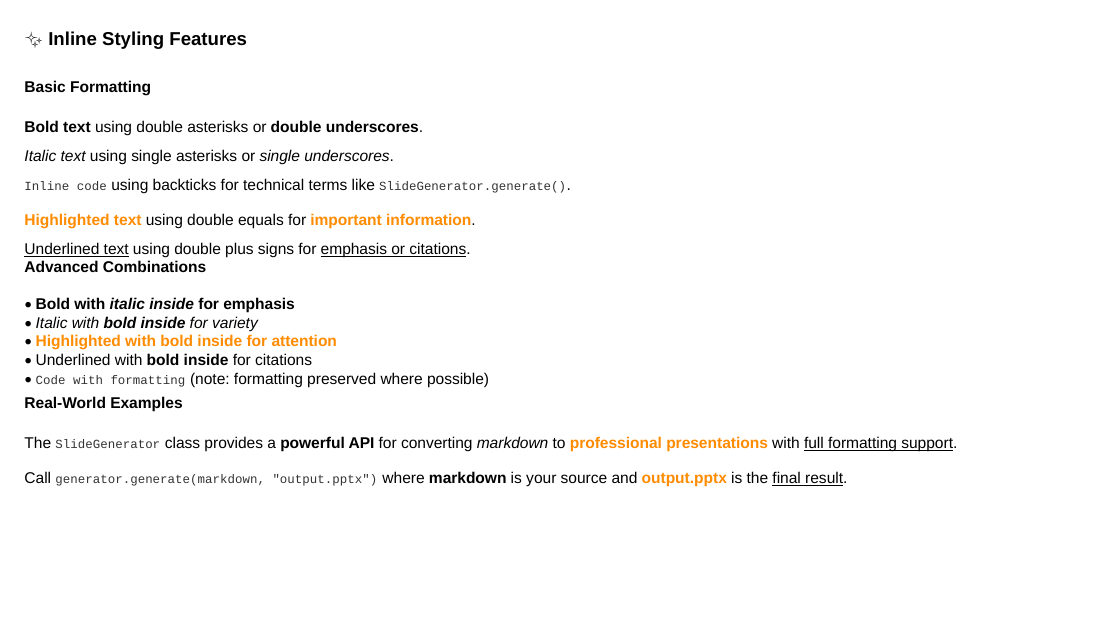
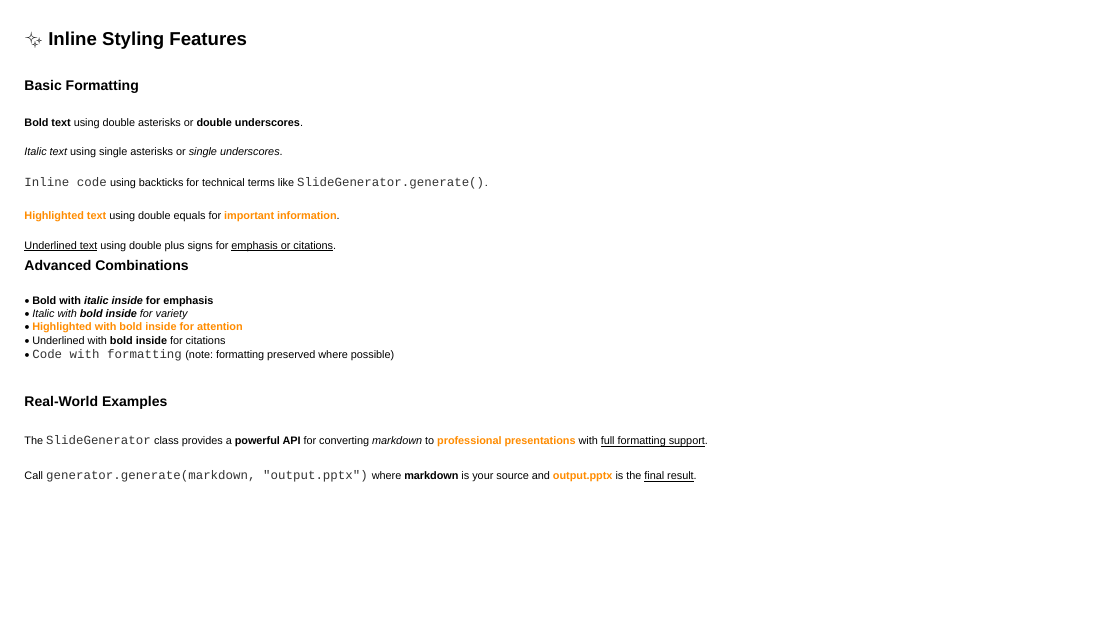
Before and after one commit to louisazhou/slidegenerator, a slide deck: slide 2 of output/comprehensive_demo_default.pptx. Drawn at 1120x630 pixels with LibreOffice and Linux fonts; fonts in the diff are those of the drawing. Boxes give left, top, right and bottom in pixels: in the first picture for what was removed or moved away, otherwise in the second. Text is boxed around its words. In the diff, an @@ line names an element or a change of style, - is before the commit and + after.

```diff
--- a/output/comprehensive_demo_default.pptx
+++ b/output/comprehensive_demo_default.pptx
@@ text "Inline code using backticks for ..." at [24, 177, 484, 189]: size 10 to 7 pt in "using backticks for technical terms like SlideGenerator.gene ..." @@
@@ size 10 to 7 pt in 5 elements at [24, 118, 303, 129], [24, 147, 283, 158], [24, 211, 340, 222], [24, 241, 336, 251], [32, 296, 394, 361] @@
@@ size 10 to 9 pt in 3 elements at [24, 80, 139, 93], [24, 260, 188, 270], [24, 396, 167, 409] @@
@@ text "The SlideGenerator class provides a ..." at [24, 435, 708, 447]: size 10 to 7 pt in "The class provides a powerful API for ..." @@
@@ text "Call generator.generate(markdown, "output.pptx") where markd ..." at [24, 470, 697, 482]: size 10 to 7 pt in "Call where markdown is your source and ..." @@
```
Also in this commit, not shown: 16 other slides changed, 1 slide added, 17 other files.
